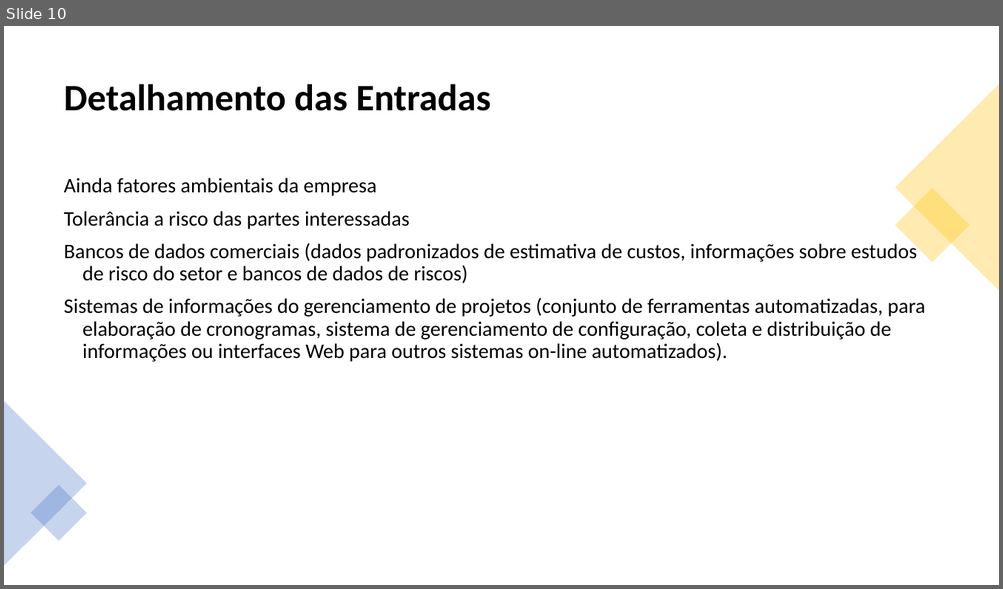
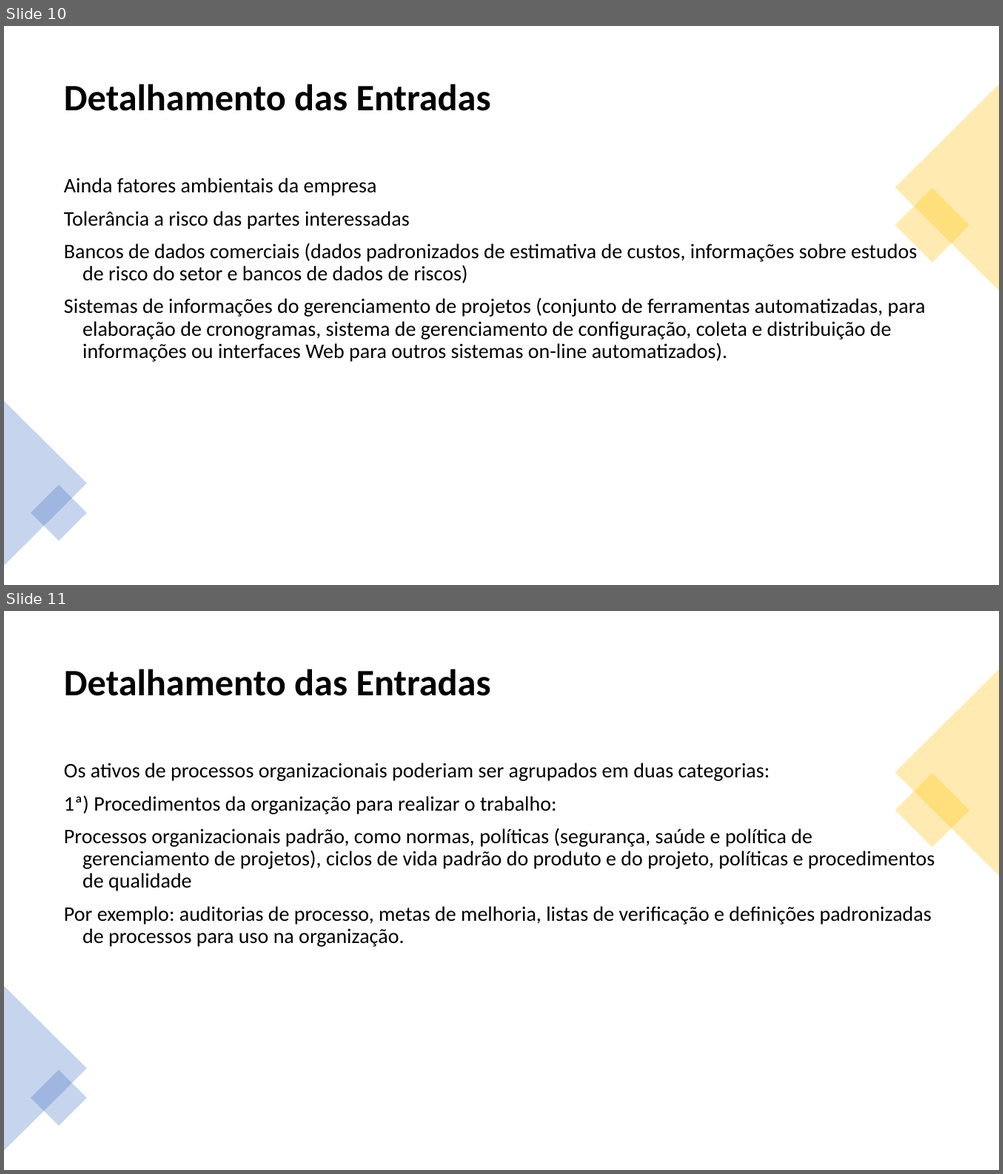
Before and after one commit to jharbes/ADMINISTRACAO-DE-REDES, a slide deck: RELATORIO PROVA P2/relatorio-pmbok-capitulo4-jharbes.pptx. Shown one above the other, each under a label of ours: slide 10 before the commit, slides 10 and 11 after it. The pictures are 1003x589 and 1003x1174 pixels, drawn with LibreOffice and Linux fonts; fonts in the diff are those of the drawing. Boxes give left, top, right and bottom in pixels: in the first picture for what was removed or moved away, otherwise in the second. Text is boxed around its words. In the diff, an @@ line names an element or a change of style, - is before the commit and + after.

```diff
--- a/RELATORIO PROVA P2/relatorio-pmbok-capitulo4-jharbes.pptx
+++ b/RELATORIO PROVA P2/relatorio-pmbok-capitulo4-jharbes.pptx
@@ slide 11 added at <box>4,611,999,1170</box>, background #FFFFFF @@
@@ title added at <box>64,669,491,696</box>, 36 pt, text #000000, bold @@
+Detalhamento das Entradas
@@ triangle added at <box>895,669,999,876</box>, fill #FFC000 at 30% opacity @@
@@ text added at <box>64,763,934,947</box>, 20 pt, text #000000 @@
+Os ativos de processos organizacionais poderiam ser agrupados em duas categorias:
+1ª) Procedimentos da organização para realizar o trabalho:
+Processos organizacionais padrão, como normas, políticas (segurança, saúde e política de gerenciamento de projetos), ciclos de vida padrão do produto e do projeto, políticas e procedimentos de qualidade
+Por exemplo: auditorias de processo, metas de melhoria, listas de verificação e definições padronizadas de processos para uso na organização.
@@ rectangle added at <box>895,773,970,848</box>, fill #FFC000 at 30% opacity @@
@@ triangle added at <box>4,986,87,1151</box>, fill #4472C4 at 30% opacity @@
@@ rectangle added at <box>31,1070,87,1126</box>, fill #4472C4 at 30% opacity @@
```
Also in this commit, not shown: 2 other slides added.
